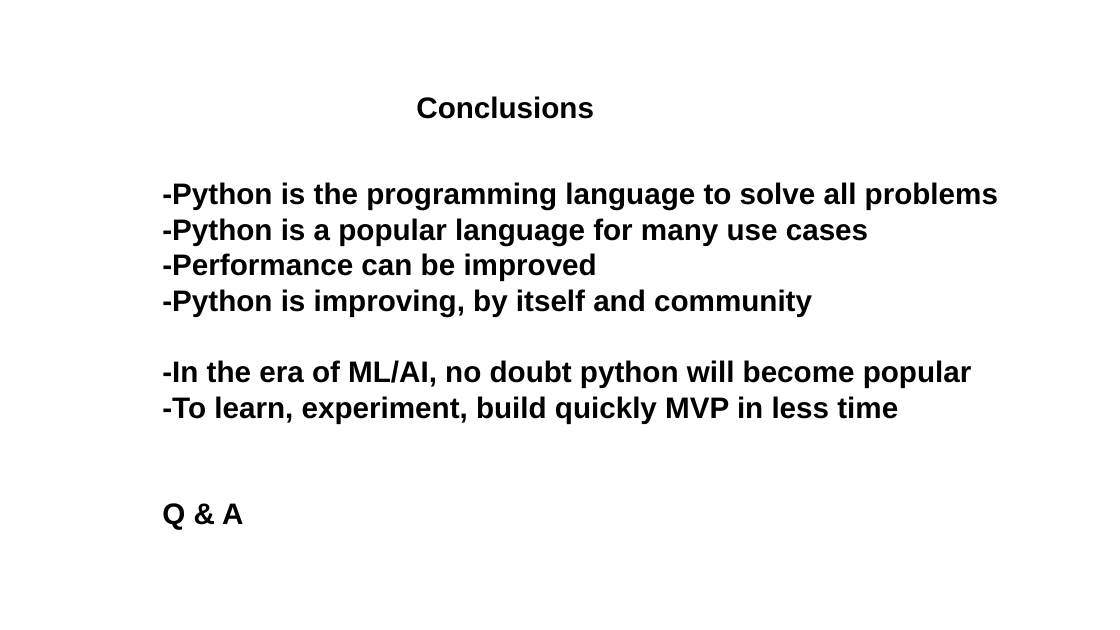
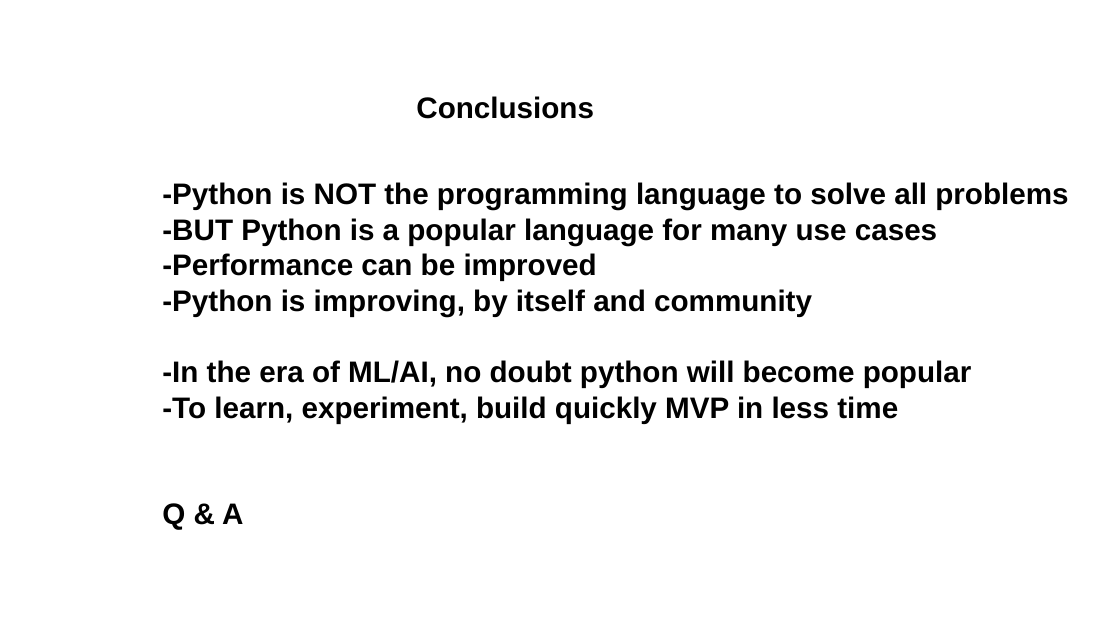
Before and after one commit to feimvnc/pyclopedia, a slide deck: slide 15 of performance_tricks/turbo-python.odp (slide 14 before the commit). Drawn at 1120x630 pixels with LibreOffice and Linux fonts; fonts in the diff are those of the drawing. Boxes give left, top, right and bottom in pixels: in the first picture for what was removed or moved away, otherwise in the second. Text is boxed around its words. In the diff, an @@ line names an element or a change of style, - is before the commit and + after.

Commit message:
update slide

```diff
--- a/performance_tricks/turbo-python.odp
+++ b/performance_tricks/turbo-python.odp
@@ text at <box>162,182,1068,245</box>: text changed @@
--Python is the programming language to solve all problems
--Python is a popular language for many use cases
+-Python is NOT the programming language to solve all problems
+-BUT Python is a popular language for many use cases
```
Also in this commit, not shown: 1 slide added, 1 other file.
